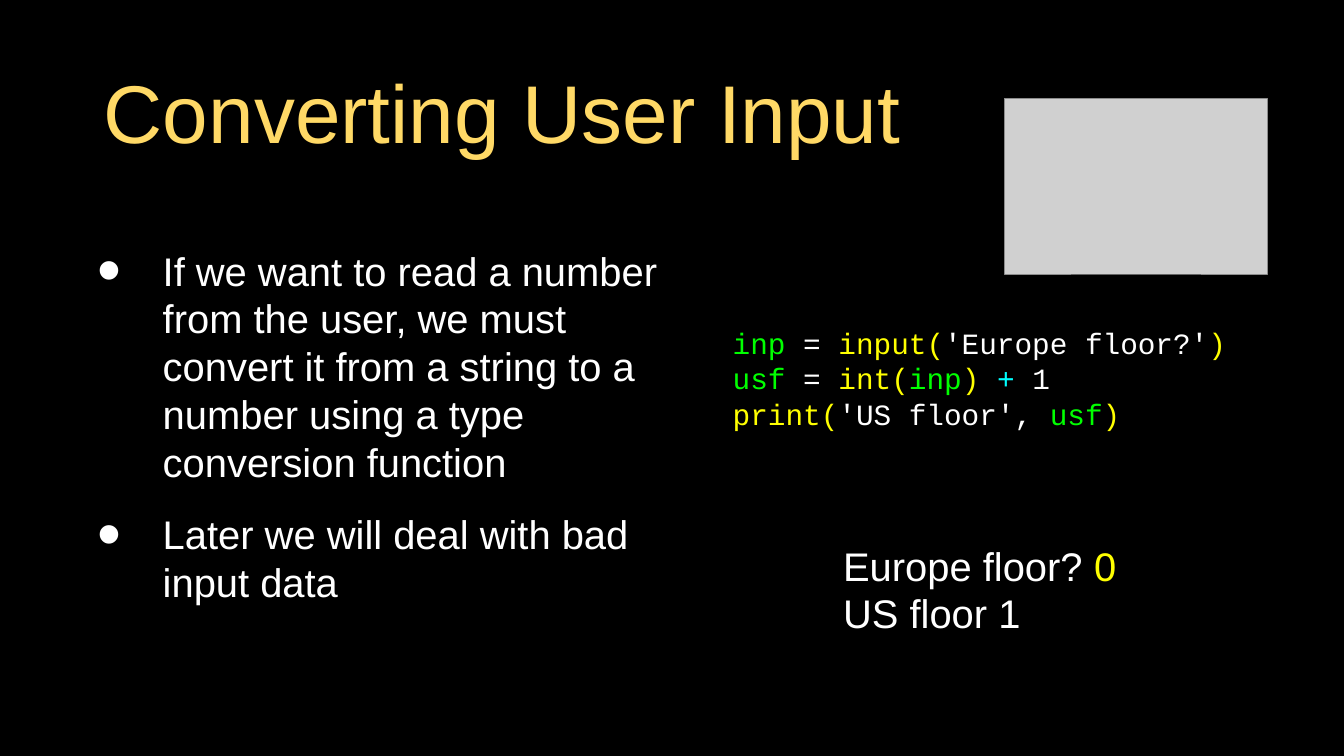
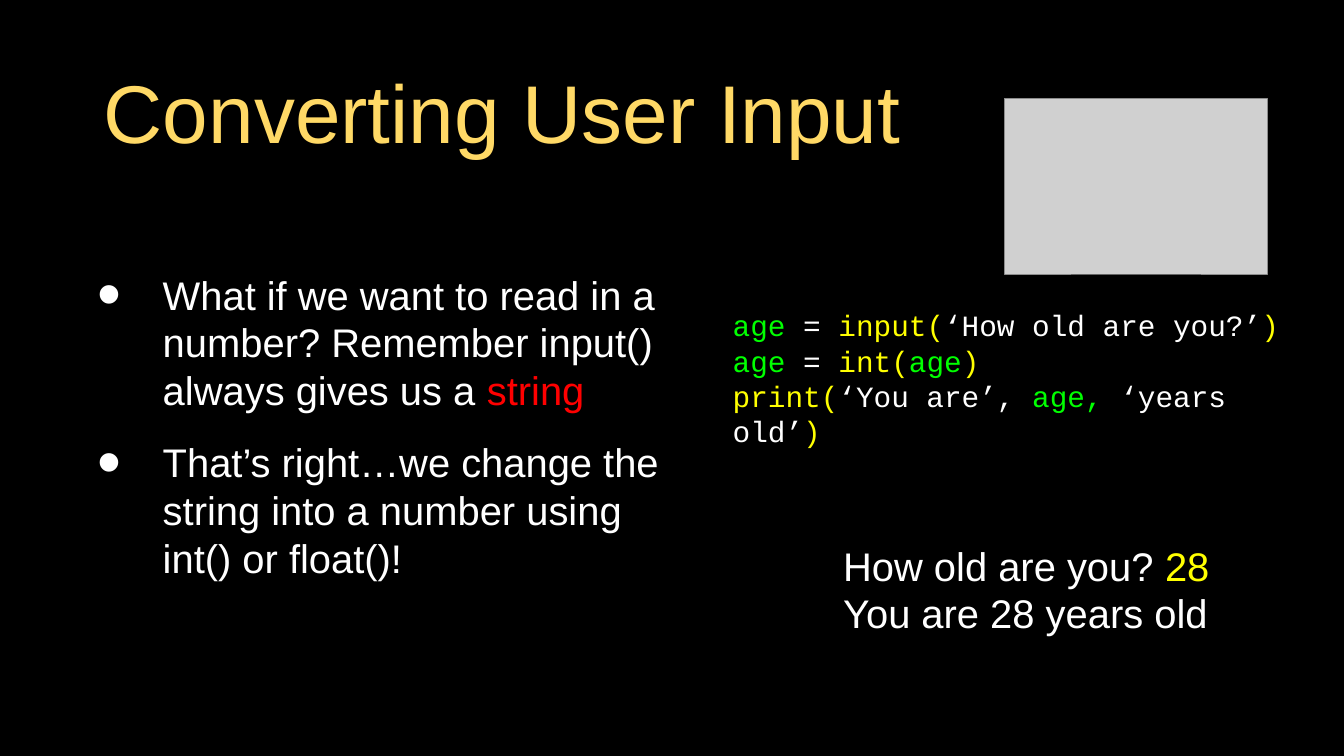
Before and after one commit to jeremypedersen/pythonlearn, a slide deck: slide 26 of slides/Pythonlearn-02-ExpressionsAndConditionals.pptx (slide 27 before the commit). Drawn at 1344x756 pixels with LibreOffice and Linux fonts; fonts in the diff are those of the drawing; grey boxes stand for pictures. Boxes give left, top, right and bottom in pixels: in the first picture for what was removed or moved away, otherwise in the second. Text is boxed around its words. In the diff, an @@ line names an element or a change of style, - is before the commit and + after.

```diff
--- a/slides/Pythonlearn-02-ExpressionsAndConditionals.pptx
+++ b/slides/Pythonlearn-02-ExpressionsAndConditionals.pptx
@@ text at [163,281,658,581]: text changed @@
-• If we want to read a number from the user, we must convert it from a string to a number using a type conversion function
-• Later we will deal with bad input data
+• What if we want to read in a number? Remember input() always gives us a string
+• That’s right…we change the string into a number using int() or float()!
@@ text at [733,315,1279,448]: text changed @@
-inp = input('Europe floor?')
-usf = int(inp) + 1
-print('US floor', usf)
+age = input(‘How old are you?’)
+age = int(age)
+print(‘You are’, age, ‘years old’)
@@ text at [843,552,1209,637]: text changed @@
-Europe floor? 0
-US floor 1
+How old are you? 28
+You are 28 years old
```
Also in this commit, not shown: 6 other slides changed, 5 slides added, 12 slides removed, 2 other files.
